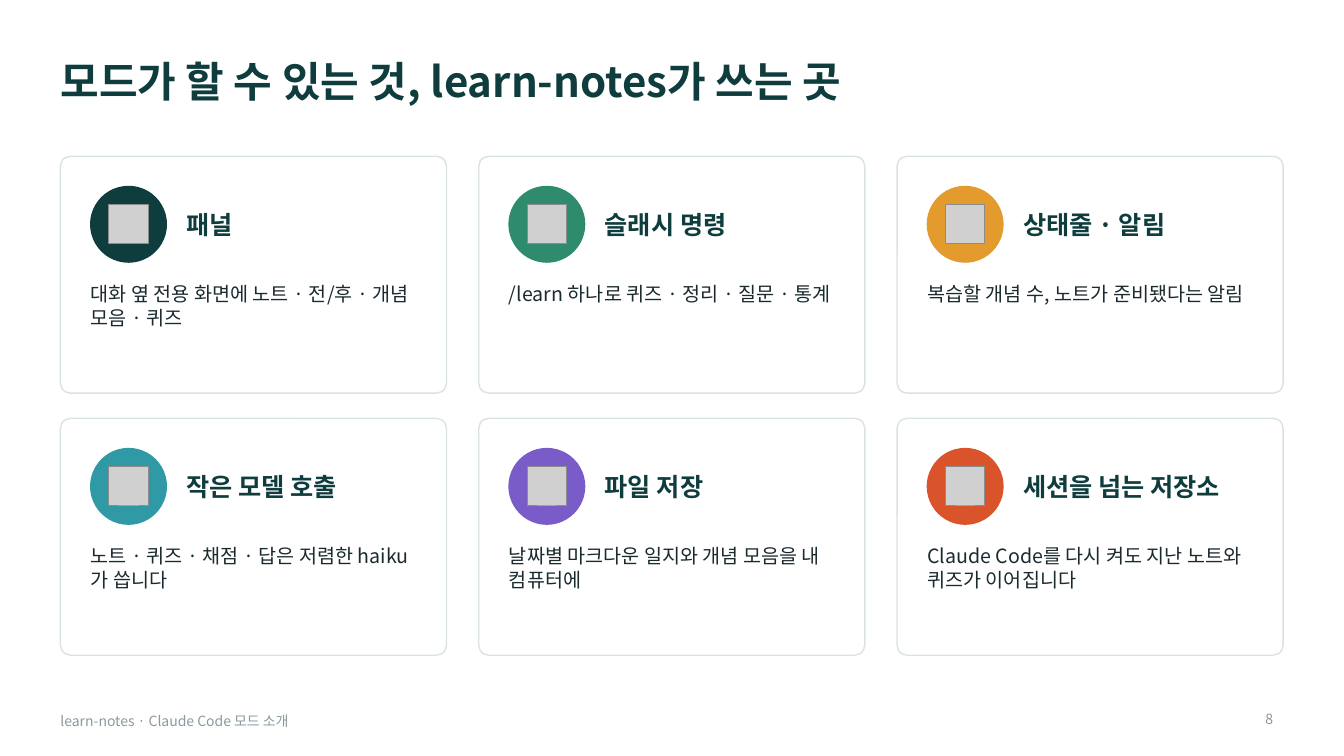
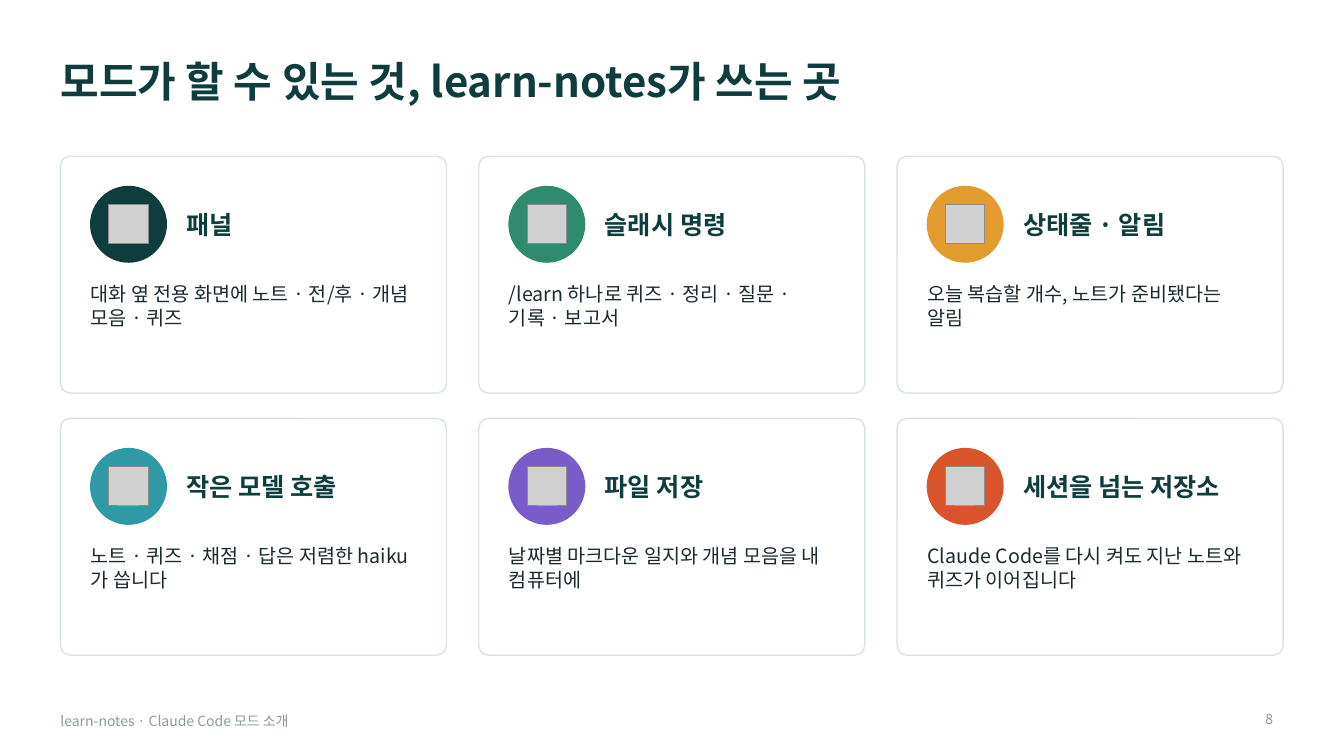
Before and after one commit to Owen-YC/learn-notes, a slide deck: slide 8 of docs/team/learn-notes-intro.pptx. Drawn at 1344x756 pixels with LibreOffice and Linux fonts; fonts in the diff are those of the drawing; grey boxes stand for pictures. Boxes give left, top, right and bottom in pixels: in the first picture for what was removed or moved away, otherwise in the second. Text is boxed around its words. In the diff, an @@ line names an element or a change of style, - is before the commit and + after.

```diff
--- a/docs/team/learn-notes-intro.pptx
+++ b/docs/team/learn-notes-intro.pptx
@@ text at (509,284,775,327): text changed @@
-/learn 하나로 퀴즈 · 정리 · 질문 · 통계
+/learn 하나로 퀴즈 · 정리 · 질문 · 기록 · 보고서
@@ text at (927,284,1221,327): text changed @@
-복습할 개념 수, 노트가 준비됐다는 알림
+오늘 복습할 개수, 노트가 준비됐다는 알림
```
Also in this commit, not shown: 12 other slides changed, 2 slides added, 1 slide removed, 13 other files.
